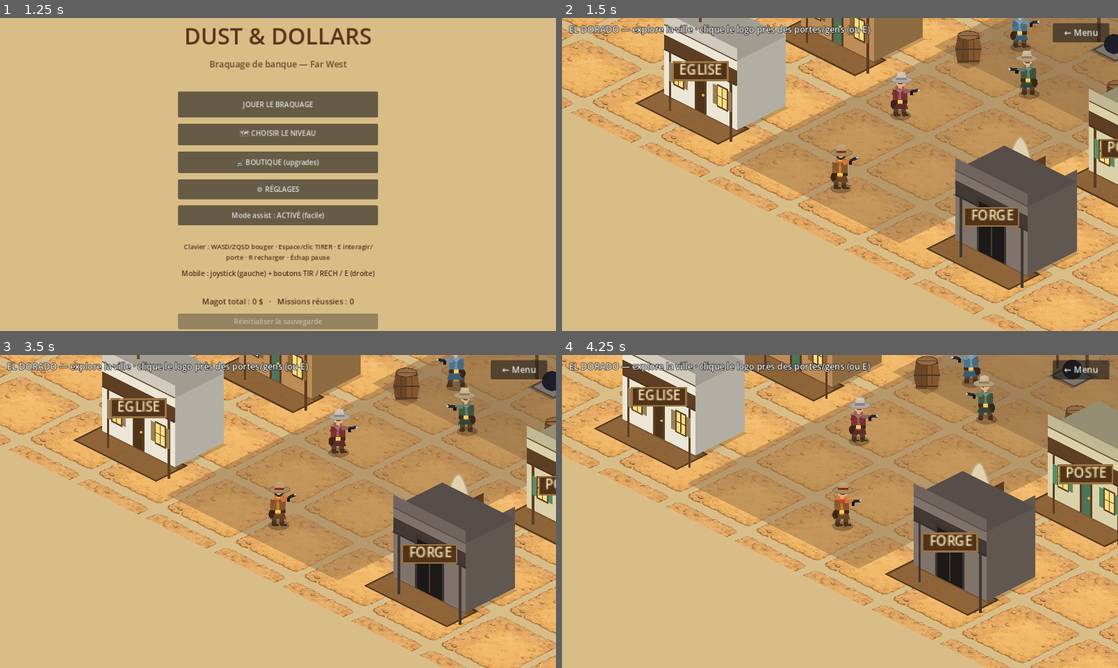
Above: before the commit, frames 1-4 (two rows, left to right).
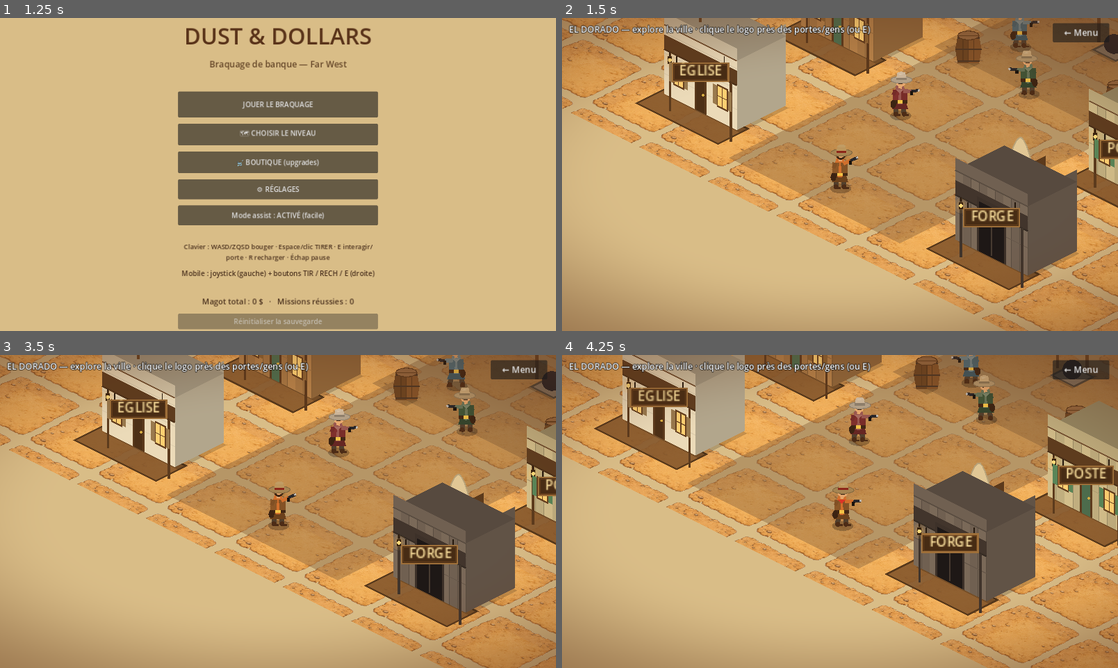
Above: after the commit, the same moments.

Repository: sebadiaz/Cowboys
Game: Godot game, scene res://scenes/Boot.tscn
Same seed, same stepped clock (60 frames per second), same inputs: the game is played once before the commit and once after it.
Inputs (mouse positions are in pixels of both pictures, inside the frame that each line leads up to):
- Up to frame 1 (1.25 s): tap Enter at 0.5 s; move the mouse to (400, 158) at 0.52 s; hold D (move_right) from 0.53 s (still down); hold Space (fire) from 0.53 s (still down); click (400, 158) at 0.67 s
- Up to frame 2 (1.5 s): release D (move_right) at 1.25 s; release Space (fire) at 1.25 s; click "JOUER LE BRAQUAGE" at 1.25 s
- Up to frame 3 (3.5 s): click "← Menu" at 2 s; click "JOUER LE BRAQUAGE" at 2.75 s
- Up to frame 4 (4.25 s): drag from (728, 527) to (812, 574) at 3.52 s

Frame 1 is identical in both runs. In frame 2, 20% of the frame differs, in the area x 0-100%, y 0-100%; in frame 3, 20%; in frame 4, 21%.

Commit message:
Town: ambiance golden hour (teinte chaude + vignette), bardage bois texturé, fenêtres lumineuses, lanternes et enseignes suspendues

Diff:
--- a/scripts/town.gd
+++ b/scripts/town.gd
@@ -79,6 +79,34 @@
 	_cam = _camera_target()
 	position = _cam
 	_build_ui()
+	_setup_atmosphere()
+
+
+## Ambiance "golden hour" : teinte chaude globale + voile vignette doux sur les
+## bords (rapproche le rendu de l'illustration western de référence).
+func _setup_atmosphere() -> void:
+	var warm := CanvasModulate.new()
+	warm.color = Color(1.0, 0.95, 0.86)
+	add_child(warm)
+	var layer := CanvasLayer.new()
+	layer.layer = 1
+	var rect := ColorRect.new()
+	rect.set_anchors_preset(Control.PRESET_FULL_RECT)
+	rect.mouse_filter = Control.MOUSE_FILTER_IGNORE
+	var sh := Shader.new()
+	sh.code = "shader_type canvas_item;\n" + \
+		"void fragment() {\n" + \
+		"  vec2 d = UV - vec2(0.5);\n" + \
+		"  float r = length(d * vec2(1.05, 1.35));\n" + \
+		"  float vig = smoothstep(0.42, 0.95, r);\n" + \
+		"  vec3 tint = mix(vec3(0.55, 0.30, 0.12), vec3(0.04, 0.02, 0.05), 0.35);\n" + \
+		"  COLOR = vec4(tint, vig * 0.5);\n" + \
+		"}\n"
+	var mat := ShaderMaterial.new()
+	mat.shader = sh
+	rect.material = mat
+	layer.add_child(rect)
+	add_child(layer)
 
 
 ## Crée le VRAI moteur de collision : un corps pour le joueur + un StaticBody2D
@@ -694,7 +722,7 @@
 func _building_style(label: String) -> Dictionary:
 	match label:
 		"★ BANQUE ★": return {"wall": Color(0.90, 0.86, 0.74), "trim": Color(0.45, 0.30, 0.16),
-			"door": Color(0.20, 0.13, 0.08), "shutter": Color(0.30, 0.40, 0.55), "stories": 2}
+			"door": Color(0.20, 0.13, 0.08), "shutter": Color(0.30, 0.40, 0.55), "stories": 2, "plaster": true}
 		"SALOON": return {"wall": Color(0.86, 0.50, 0.42), "trim": Color(0.40, 0.18, 0.12),
 			"door": Color(0.30, 0.18, 0.10), "shutter": Color(0.85, 0.80, 0.70), "stories": 2}
 		"HÔTEL": return {"wall": Color(0.84, 0.82, 0.76), "trim": Color(0.42, 0.28, 0.16),
@@ -702,7 +730,7 @@
 		"MAGASIN": return {"wall": Color(0.74, 0.55, 0.34), "trim": Color(0.40, 0.26, 0.14),
 			"door": Color(0.30, 0.45, 0.35), "shutter": Color(0.55, 0.40, 0.22), "stories": 1}
 		"ÉGLISE": return {"wall": Color(0.92, 0.90, 0.84), "trim": Color(0.40, 0.27, 0.15),
-			"door": Color(0.30, 0.20, 0.10), "shutter": Color(0.6, 0.5, 0.35), "stories": 1, "cross": true}
+			"door": Color(0.30, 0.20, 0.10), "shutter": Color(0.6, 0.5, 0.35), "stories": 1, "cross": true, "plaster": true}
 		"SHÉRIF": return {"wall": Color(0.78, 0.80, 0.82), "trim": Color(0.35, 0.30, 0.26),
 			"door": Color(0.22, 0.16, 0.12), "shutter": Color(0.35, 0.42, 0.50), "stories": 1, "star": true}
 		"ÉCURIE": return {"wall": Color(0.55, 0.40, 0.24), "trim": Color(0.32, 0.21, 0.11),
@@ -712,7 +740,7 @@
 		"FORGE": return {"wall": Color(0.50, 0.45, 0.42), "trim": Color(0.28, 0.24, 0.22),
 			"door": Color(0.12, 0.10, 0.10), "shutter": Color(0.45, 0.35, 0.25), "stories": 1, "bigdoor": true}
 		"DOCTEUR": return {"wall": Color(0.90, 0.89, 0.85), "trim": Color(0.42, 0.28, 0.16),
-			"door": Color(0.55, 0.22, 0.18), "shutter": Color(0.70, 0.25, 0.22), "stories": 1, "redcross": true}
+			"door": Color(0.55, 0.22, 0.18), "shutter": Color(0.70, 0.25, 0.22), "stories": 1, "redcross": true, "plaster": true}
 		_: return {"wall": Color(0.82, 0.78, 0.70), "trim": Color(0.42, 0.28, 0.16),
 			"door": Color(0.24, 0.16, 0.10), "shutter": Color(0.45, 0.40, 0.30), "stories": 1}
 
@@ -726,6 +754,7 @@
 	var side := wall.darkened(0.24)
 	var trim: Color = s["trim"]
 	var two: bool = int(s.get("stories", 1)) >= 2
+	var plaster: bool = bool(s.get("plaster", false))
 	var U := Vector2(0, -1)
 	var gh := 84.0                                   # rez-de-chaussée
 	var uh := 74.0 if two else 0.0                   # étage
@@ -745,8 +774,9 @@
 	draw_colored_polygon(PackedVector2Array([b1, b2, b2 + U * total, b1 + U * total]), side)
 	draw_colored_polygon(PackedVector2Array([
 		b0 + U * body, b1 + U * body, b2 + U * body, b3 + U * body]), wall.darkened(0.32))
-	# Façade.
+	# Façade + texture (bardage bois ou crépi).
 	draw_colored_polygon(PackedVector2Array([fL, fR, fR + U * total, fL + U * total]), wall)
+	_siding(fL, fR, U, 0.0, total, wall, plaster)
 	# Parapet (corniche) + ligne.
 	draw_colored_polygon(PackedVector2Array([
 		fL + U * body, fR + U * body, fR + U * total, fL + U * total]), wall.darkened(0.12))
@@ -780,6 +810,7 @@
 		for pu in [0.07, 0.5, 0.93]:
 			var pf := fL.lerp(fR, pu) + out
 			draw_line(pf, pf + U * av, trim.darkened(0.1), 3.5)
+		_lantern(fL.lerp(fR, 0.07) + out + U * (av - 12.0))
 	else:
 		# 1 étage : auvent sur poteaux.
 		var av := gh * 0.86
@@ -789,6 +820,7 @@
 		for pu in [0.08, 0.92]:
 			var pf := fL.lerp(fR, pu) + out
 			draw_line(pf, pf + U * av, trim.darkened(0.1), 3.0)
+		_lantern(fL.lerp(fR, 0.08) + out + U * (av - 10.0))
 
 	# --- Rez-de-chaussée : porte + fenêtres/volets ---
 	if s.get("bigdoor", false):
@@ -809,16 +841,49 @@
 	_sign((fL + fR) * 0.5 + out + U * (sy - 6.0), b["label"])
 
 
-## Fenêtre à carreaux + 2 volets colorés.
+## Fenêtre à carreaux éclairée (halo chaud) + 2 volets ouverts.
 func _win2(L: Vector2, R: Vector2, U: Vector2, u: float, v0: float, v1: float,
 		frame: Color, shutter: Color) -> void:
+	var c := L.lerp(R, u) + U * ((v0 + v1) * 0.5)
+	# Lueur chaude derrière la vitre (vie + ambiance crépusculaire).
+	draw_circle(c, 12.0, Color(1.0, 0.78, 0.38, 0.10))
+	draw_circle(c, 7.5, Color(1.0, 0.82, 0.42, 0.16))
 	_facequad(L, R, U, u - 0.13, u - 0.075, v0, v1, shutter)              # volet gauche
 	_facequad(L, R, U, u + 0.075, u + 0.13, v0, v1, shutter)             # volet droit
 	_facequad(L, R, U, u - 0.075, u + 0.075, v0 - 2, v1 + 2, frame)      # cadre
-	_facequad(L, R, U, u - 0.06, u + 0.06, v0, v1, Color(0.97, 0.87, 0.5))  # vitre
+	_facequad(L, R, U, u - 0.06, u + 0.06, v0, v1, Color(1.0, 0.86, 0.52))  # vitre éclairée
 	var mv := (v0 + v1) * 0.5
 	draw_line(L.lerp(R, u) + U * v0, L.lerp(R, u) + U * v1, frame, 1.0)
 	draw_line(L.lerp(R, u - 0.06) + U * mv, L.lerp(R, u + 0.06) + U * mv, frame, 1.0)
+
+
+## Bardage : planches verticales nuancées (bois) ou crépi lisse (plâtre).
+func _siding(L: Vector2, R: Vector2, U: Vector2, v0: float, v1: float,
+		base: Color, plaster: bool) -> void:
+	if plaster:
+		for k in range(1, 4):
+			var vy := lerpf(v0, v1, float(k) / 4.0)
+			draw_line(L + U * vy, R + U * vy, base.darkened(0.06), 1.0)
+		return
+	var n := 9
+	for i in range(n):
+		var u0 := float(i) / n
+		var u1 := float(i + 1) / n
+		var shade := base.darkened(0.04) if i % 2 == 0 else base.darkened(0.12)
+		_facequad(L, R, U, u0, u1, v0, v1, shade)
+		draw_line(L.lerp(R, u1) + U * v0, L.lerp(R, u1) + U * v1, base.darkened(0.30), 1.0)
+	for f in [0.34, 0.67]:
+		var vy := lerpf(v0, v1, f)
+		draw_line(L + U * vy, R + U * vy, base.darkened(0.20), 1.0)
+
+
+## Lanterne chaude accrochée à un poteau du porche.
+func _lantern(pos: Vector2) -> void:
+	draw_circle(pos, 9.0, Color(1.0, 0.74, 0.30, 0.10))
+	draw_circle(pos, 5.5, Color(1.0, 0.80, 0.36, 0.16))
+	draw_line(pos + Vector2(0, -10), pos + Vector2(0, -5), Color(0.18, 0.12, 0.07), 1.5)
+	draw_rect(Rect2(pos - Vector2(2.5, 4.5), Vector2(5, 9)), Color(0.22, 0.14, 0.07))
+	draw_circle(pos, 2.4, Color(1.0, 0.9, 0.55))
 
 
 ## Quad sur une face verticale (L,R base ; up unitaire ; v en pixels).
@@ -835,11 +900,19 @@
 
 func _sign(center: Vector2, label: String) -> void:
 	var font := ThemeDB.fallback_font
-	var w: float = font.get_string_size(label, HORIZONTAL_ALIGNMENT_LEFT, -1, 16).x + 14
-	draw_rect(Rect2(center - Vector2(w * 0.5, 12), Vector2(w, 22)), Color(0.32, 0.20, 0.10))
-	draw_rect(Rect2(center - Vector2(w * 0.5, 12), Vector2(w, 22)), Color(0.6, 0.45, 0.25), false, 2.0)
-	draw_string(font, center - Vector2(w * 0.5 - 7, -3), label, HORIZONTAL_ALIGNMENT_LEFT, -1, 16,
-			Color(0.98, 0.92, 0.7))
+	var w: float = font.get_string_size(label, HORIZONTAL_ALIGNMENT_LEFT, -1, 16).x + 16
+	var r := Rect2(center - Vector2(w * 0.5, 11), Vector2(w, 22))
+	# Chaînes de suspension.
+	draw_line(Vector2(r.position.x + 5, r.position.y), Vector2(r.position.x + 5, r.position.y - 8),
+			Color(0.14, 0.10, 0.06), 1.5)
+	draw_line(Vector2(r.end.x - 5, r.position.y), Vector2(r.end.x - 5, r.position.y - 8),
+			Color(0.14, 0.10, 0.06), 1.5)
+	# Plaque en bois.
+	draw_rect(r, Color(0.28, 0.18, 0.09))
+	draw_rect(Rect2(r.position + Vector2(2, 2), r.size - Vector2(4, 4)), Color(0.40, 0.26, 0.13), false, 1.0)
+	draw_rect(r, Color(0.62, 0.46, 0.26), false, 2.0)
+	draw_string(font, center - Vector2(w * 0.5 - 8, -4), label, HORIZONTAL_ALIGNMENT_LEFT, -1, 16,
+			Color(0.99, 0.93, 0.72))
 
 
 func _sand_tile(x: float, y: float, w: float, h: float) -> void:
@@ -905,6 +978,7 @@
 
 func _build_ui() -> void:
 	var layer := CanvasLayer.new()
+	layer.layer = 2                  # au-dessus du voile d'ambiance (vignette = 1)
 	add_child(layer)
 	get_viewport().size_changed.connect(_on_viewport_resized)
 
